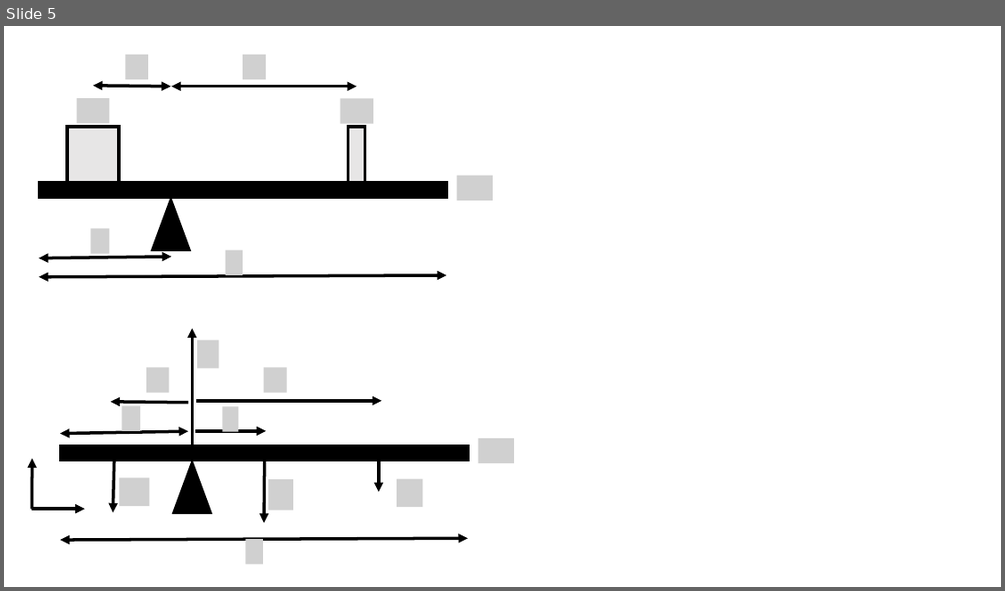
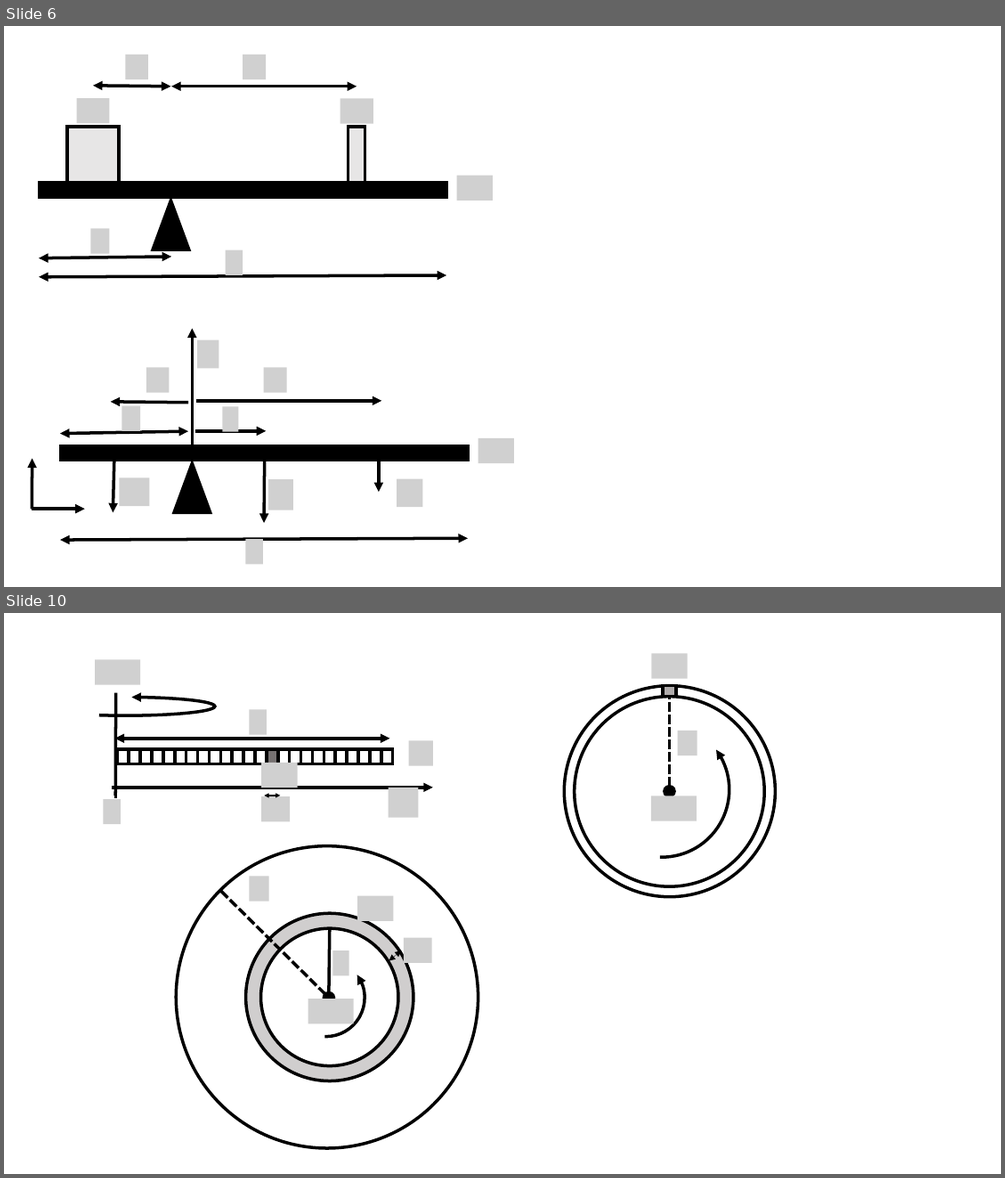
Before and after one commit to OSTP/PhysicsArtofModelling, a slide deck: tex/figures/RotationalDynamics/Figures.pptx. Shown one above the other, each under a label of ours: slide 5 before the commit, slides 6 and 10 after it; the slides between them are not shown. The pictures are 1005x591 and 1005x1178 pixels, drawn with LibreOffice and Linux fonts; fonts in the diff are those of the drawing; grey boxes stand for pictures; background and template pictures are left out. Boxes give left, top, right and bottom in pixels: in the first picture for what was removed or moved away, otherwise in the second. Text is boxed around its words. In the diff, an @@ line names an element or a change of style, - is before the commit and + after.

```diff
--- a/tex/figures/RotationalDynamics/Figures.pptx
+++ b/tex/figures/RotationalDynamics/Figures.pptx
@@ slide 10 added at [4, 613, 1001, 1174], background #FFFFFF @@
@@ group added at [35, 659, 433, 825]: 24 rectangles, 7 pictures, 2 lines, 2 double arrows, 1 arrow, 1 arc (boxed as its full ellipse) @@
@@ arc (boxed as its full ellipse) added at [594, 722, 729, 858], outline #000000 3 pt @@
@@ group added at [564, 653, 775, 896]: 3 ellipses, 3 pictures, 1 rectangle, 1 line @@
@@ group added at [176, 846, 478, 1149]: 5 pictures, 4 ellipses, 2 lines, 1 arc (boxed as its full ellipse), 1 double arrow @@
@@ what was slide 5 is now slide 6 @@
```
Also in this commit, not shown: 3 slides changed, 6 other slides added, 1 slide removed, 16 other files.
